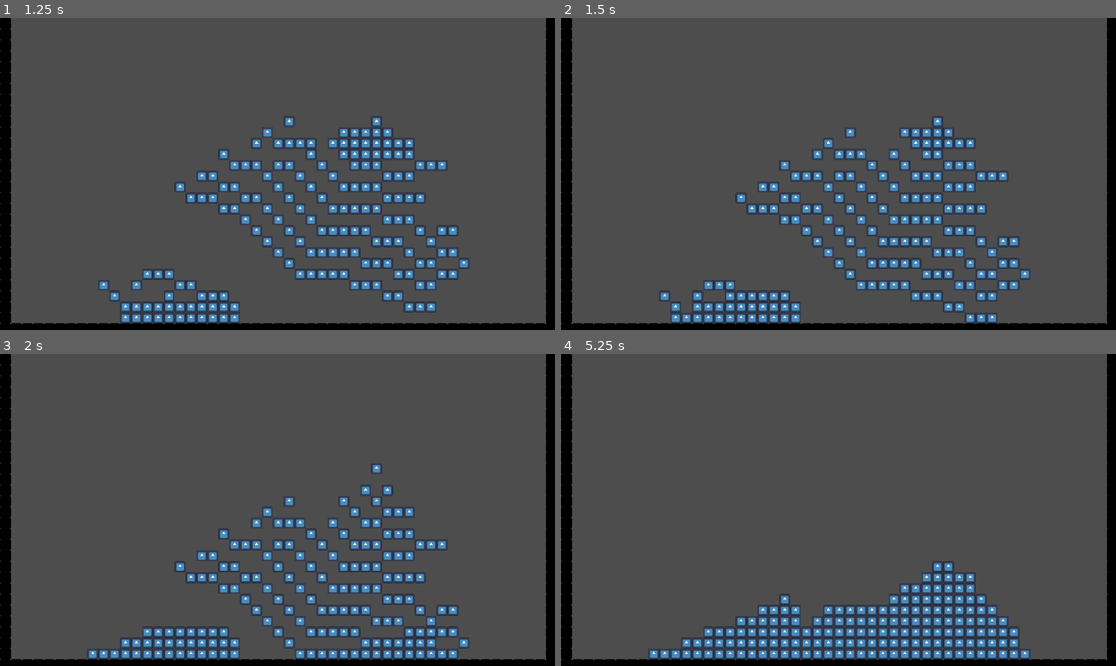
Above: before the commit, frames 1-4 (two rows, left to right).
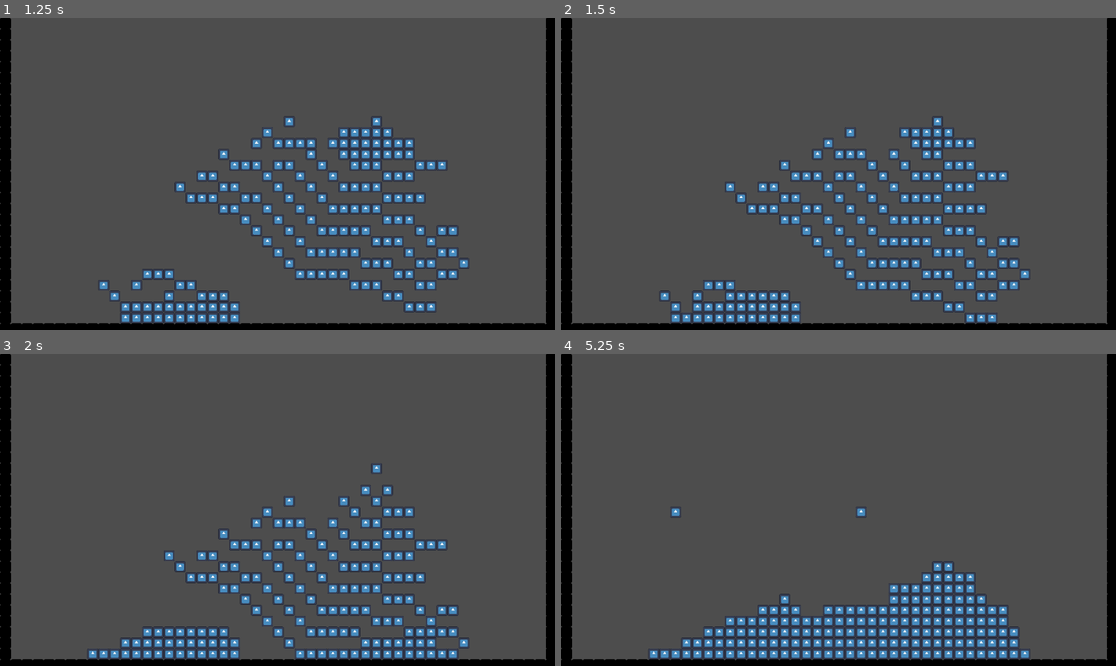
Above: after the commit, the same moments.

Repository: Shuflduf/Pixel-Sand
Game: Godot game, scene res://main.tscn
Two runs of this game, one before a commit and one after it. Both use one fixed random seed, a clock stepped at 60 frames per second and the inputs below. The engine's default icon, where the game draws it, is replaced by a stand-in: a white triangle on a blue panel in a dark square.
Inputs (mouse positions are in pixels of both pictures, inside the frame that each line leads up to):
- Up to frame 1 (1.25 s): move the mouse to (399, 158) at 0.52 s; click (399, 158) at 0.67 s
- Up to frame 2 (1.5 s): move the mouse to (727, 189) at 1.27 s; click (727, 189) at 1.42 s
- Up to frame 3 (2 s): no input
- Up to frame 4 (5.25 s): move the mouse to (894, 441) at 2.02 s; click (894, 441) at 2.17 s; move the mouse to (810, 572) at 2.77 s; click (810, 572) at 2.92 s; move the mouse to (1005, 556) at 3.52 s; click (1005, 556) at 3.67 s; move the mouse to (672, 463) at 4.27 s; click (672, 463) at 4.42 s; move the mouse to (866, 510) at 5.02 s; click (866, 510) at 5.17 s

Frame 1 is identical in both runs. In frame 2, less than 0.1% of the frame differs, in the area x 29-32%, y 52-56%; in frame 3, less than 0.1%; in frame 4, 0.3%, in the area x 19-81%, y 48-88%.

Commit message:
place and remove sand

Diff:
--- a/main.gd
+++ b/main.gd
@@ -16,7 +16,7 @@
 		for cell in tile_map.get_used_cells(0):
 			# this is really bad
 			if !Vector2i(cell.x, cell.y + 1) in all_tiles:
-				tile_map.set_cell(0, Vector2i(cell.x, cell.y + 1), 0, Vector2i(0, 0))
+				tile_map.set_cell(0, Vector2i(cell.x, cell.y + 1), 0, Vector2i.ZERO)
 				tile_map.erase_cell(0, cell)
 			else:
 				for pos in SLIDE_CHECK:
@@ -25,5 +25,9 @@
 						tile_map.erase_cell(0, cell)
 					break
 
-	#if Input.is_mouse_button_pressed(MOUSE_BUTTON_LEFT):
-		#tile
+	if Input.is_mouse_button_pressed(MOUSE_BUTTON_LEFT):
+		var mouse_pos = tile_map.local_to_map(get_local_mouse_position() / tile_map.scale)
+		tile_map.set_cell(0, mouse_pos, 0, Vector2i.ZERO)
+	elif Input.is_mouse_button_pressed(MOUSE_BUTTON_RIGHT):
+		var mouse_pos = tile_map.local_to_map(get_local_mouse_position() / tile_map.scale)
+		tile_map.erase_cell(0, mouse_pos)
